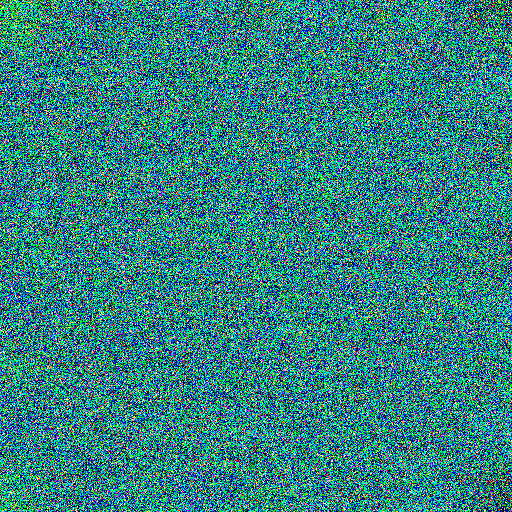
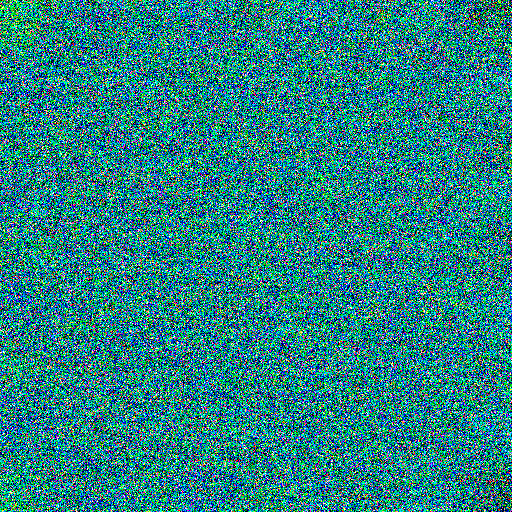
Layers edited between the first and the second 512 x 512 image:
painted on "Layer 6" over [227, 3, 228, 510]
